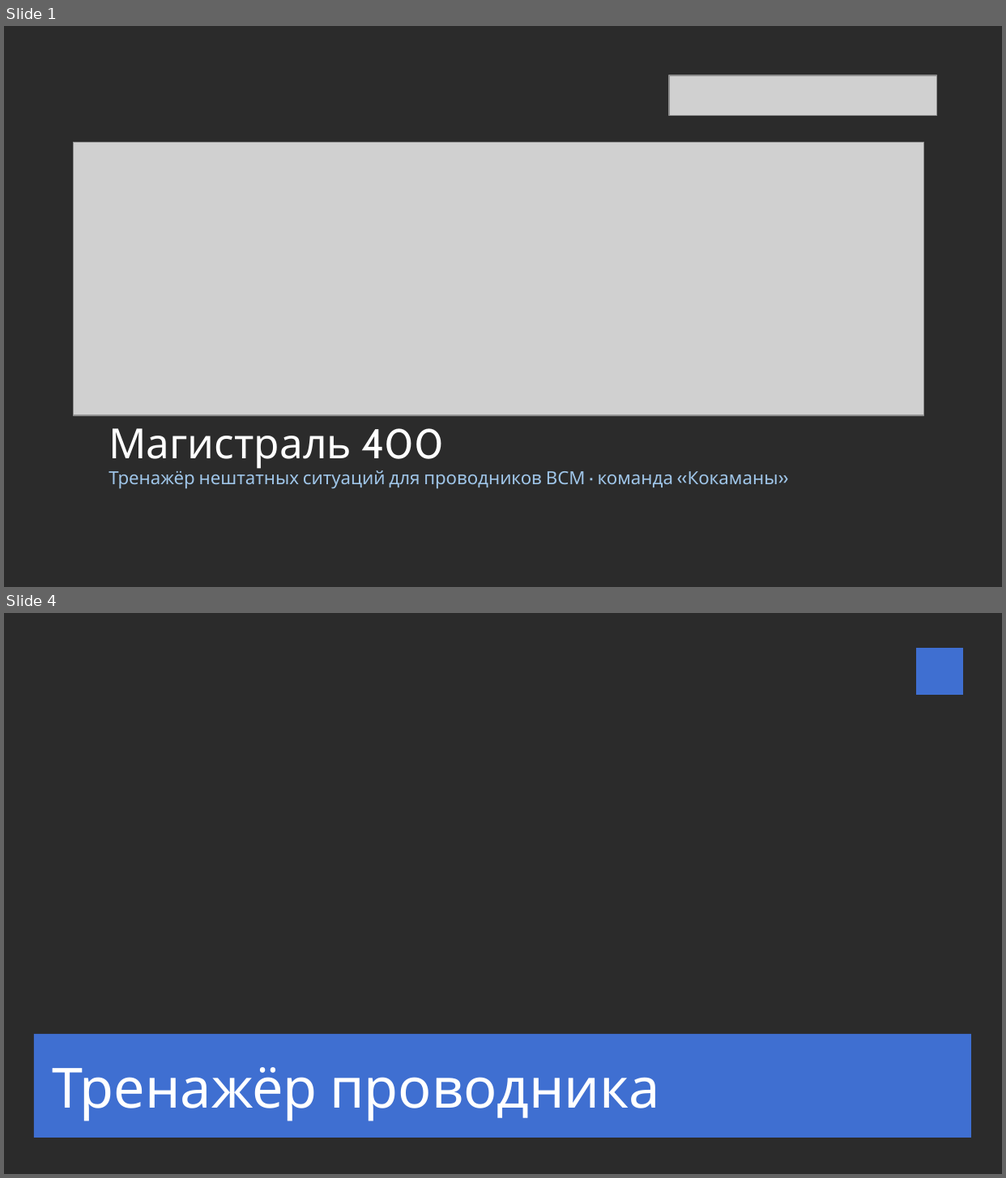
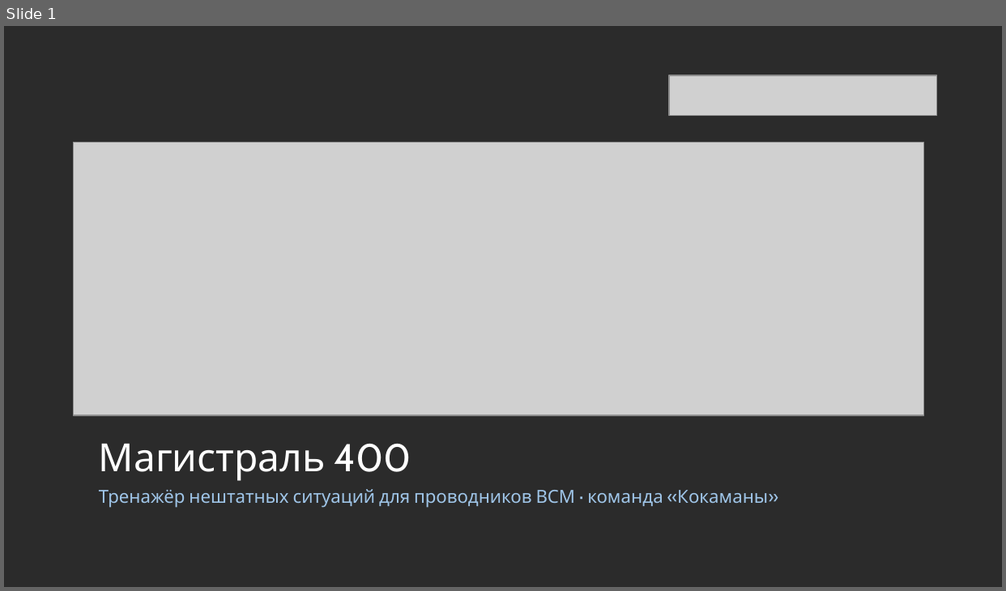
Before and after one commit to tuhlopuz1/mosgortrans-presentation, a slide deck: Магистраль 400 — финал.pptx. Shown one above the other, each under a label of ours: slides 1 and 4 before the commit, slide 1 after it; the slides between them are not shown. The pictures are 1006x1178 and 1006x591 pixels, drawn with LibreOffice and Linux fonts; fonts in the diff are those of the drawing; grey boxes stand for pictures; background and template pictures are left out; a plain dark background stands for a picture behind light text. Boxes give left, top, right and bottom in pixels: in the first picture for what was removed or moved away, otherwise in the second. Text is boxed around its words. In the diff, an @@ line names an element or a change of style, - is before the commit and + after.

```diff
--- a/Магистраль 400 — финал.pptx
+++ b/Магистраль 400 — финал.pptx
@@ slide 4 removed at box(4, 613, 1002, 1174), background picture (left out) @@
@@ rectangle removed at box(916, 648, 963, 695) @@
@@ rectangle removed at box(34, 1034, 971, 1138) @@
@@ text removed at box(52, 1067, 660, 1122) @@
-Тренажёр проводника
@@ slide 1 changed as well @@
@@ text "Магистраль 400": place and size @@
-text "Магистраль 400" at box(108, 429, 778, 489)
+text "Магистраль 400" at box(99, 443, 768, 507)
@@ text "Магистраль 400" at box(99, 443, 768, 507): size 30 to 28 pt in "Магистраль 400"; line spacing 0.8 to 1; more space between paragraphs @@
```
Also in this commit, not shown: 13 other slides changed, 2 other slides removed.
